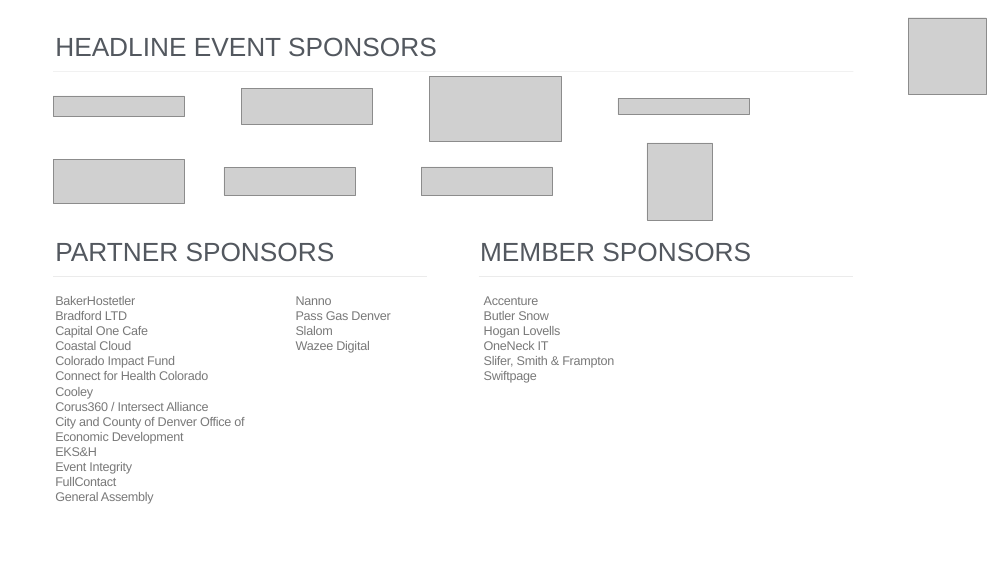
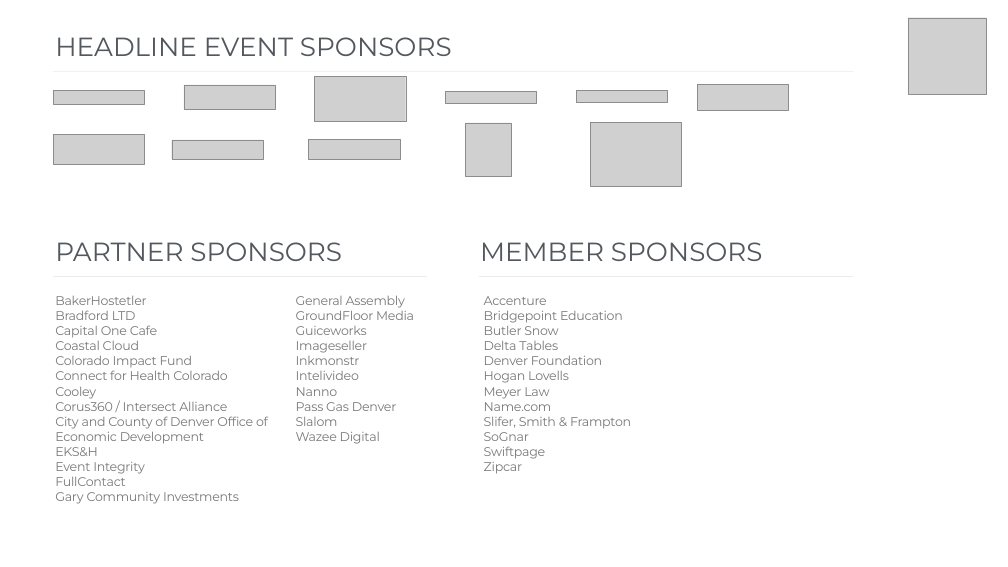
Before and after one commit to s0rta/dsw-site, a slide deck: slide 7 of public/media_assets/DSW17_TEMPLATE 16_9.pptx. Drawn at 1008x567 pixels with LibreOffice and Linux fonts; fonts in the diff are those of the drawing; grey boxes stand for pictures. Boxes give left, top, right and bottom in pixels: in the first picture for what was removed or moved away, otherwise in the second. Text is boxed around its words. In the diff, an @@ line names an element or a change of style, - is before the commit and + after.

Commit message:
Update slides with final sponsor logos

```diff
--- a/public/media_assets/DSW17_TEMPLATE 16_9.pptx
+++ b/public/media_assets/DSW17_TEMPLATE 16_9.pptx
@@ picture resized from (x1=241, y1=88, x2=372, y2=124) to (x1=184, y1=85, x2=275, y2=110) @@
@@ picture resized from (x1=430, y1=76, x2=561, y2=141) to (x1=314, y1=77, x2=406, y2=122) @@
@@ picture added at (x1=697, y1=84, x2=788, y2=110) @@
@@ picture resized from (x1=53, y1=96, x2=184, y2=116) to (x1=53, y1=90, x2=144, y2=104) @@
@@ picture resized from (x1=618, y1=98, x2=749, y2=114) to (x1=445, y1=91, x2=536, y2=103) @@
@@ picture added at (x1=576, y1=91, x2=667, y2=103) @@
@@ picture resized from (x1=53, y1=159, x2=184, y2=203) to (x1=53, y1=134, x2=144, y2=165) @@
@@ picture resized from (x1=224, y1=167, x2=355, y2=195) to (x1=172, y1=140, x2=263, y2=159) @@
@@ picture resized from (x1=421, y1=167, x2=552, y2=195) to (x1=309, y1=139, x2=400, y2=159) @@
@@ picture resized from (x1=647, y1=143, x2=712, y2=220) to (x1=465, y1=123, x2=511, y2=176) @@
@@ picture added at (x1=590, y1=122, x2=681, y2=186) @@
@@ font Arial to Montserrat in 3 elements at (x1=55, y1=37, x2=452, y2=56), (x1=55, y1=242, x2=342, y2=261), (x1=480, y1=242, x2=763, y2=261) @@
@@ text at (x1=55, y1=295, x2=405, y2=486): font Arial to Montserrat in "BakerHostetler", "Bradford LTD", "Capital One Cafe", "Coastal Cloud" and 13 more places @@
@@ text at (x1=484, y1=296, x2=631, y2=459): font Arial to Montserrat in "Accenture", "Butler Snow", "Hogan Lovells", "Slifer, Smith & Frampton" and 1 more places @@
@@ text at (x1=296, y1=310, x2=414, y2=380): paragraphs added @@
+GroundFloor Media
+Guiceworks
+Imageseller
+Inkmonstr
+Intelivideo
@@ text at (x1=484, y1=311, x2=623, y2=323): paragraph added @@
+Bridgepoint Education
@@ text at (x1=484, y1=341, x2=602, y2=365): paragraphs added @@
+Delta Tables
+Denver Foundation
@@ text at (x1=484, y1=387, x2=552, y2=411): text changed; font Arial to Montserrat @@
-OneNeck IT
+Meyer Law
+Name.com
@@ text at (x1=484, y1=432, x2=529, y2=441): paragraph added @@
+SoGnar
@@ text at (x1=484, y1=462, x2=522, y2=474): paragraph added @@
+Zipcar
@@ text at (x1=55, y1=492, x2=239, y2=504): paragraph added @@
+Gary Community Investments
```
Also in this commit, not shown: 5 other slides changed, 3 other files.
